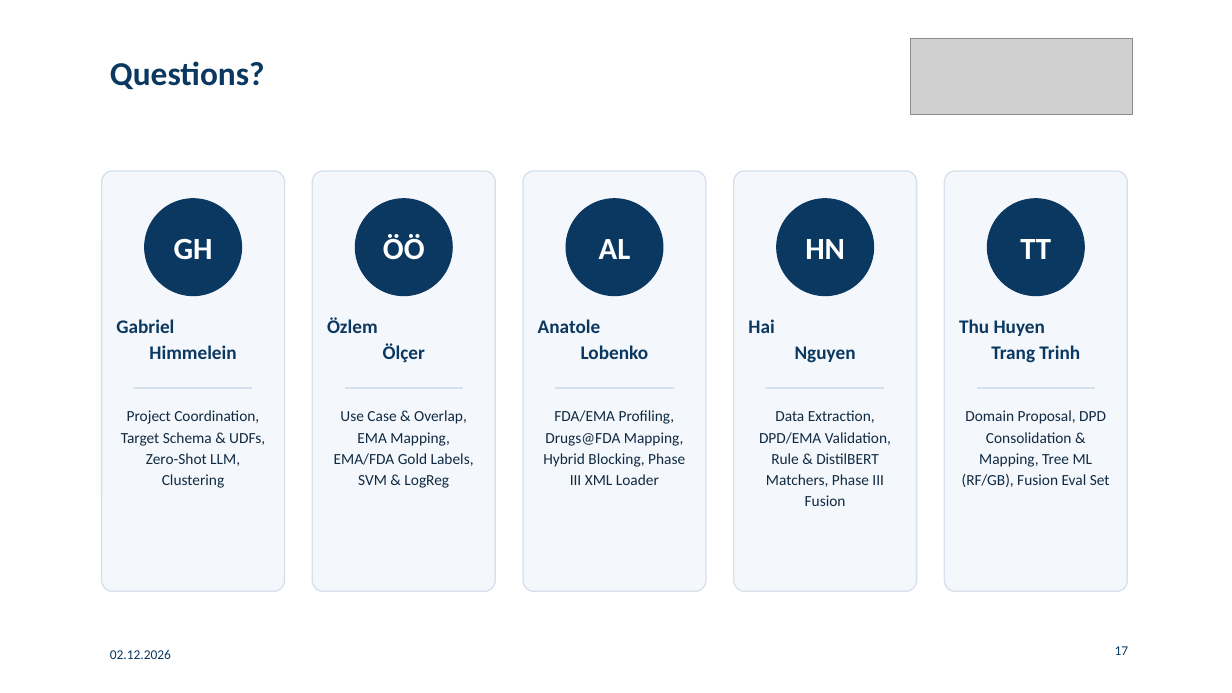
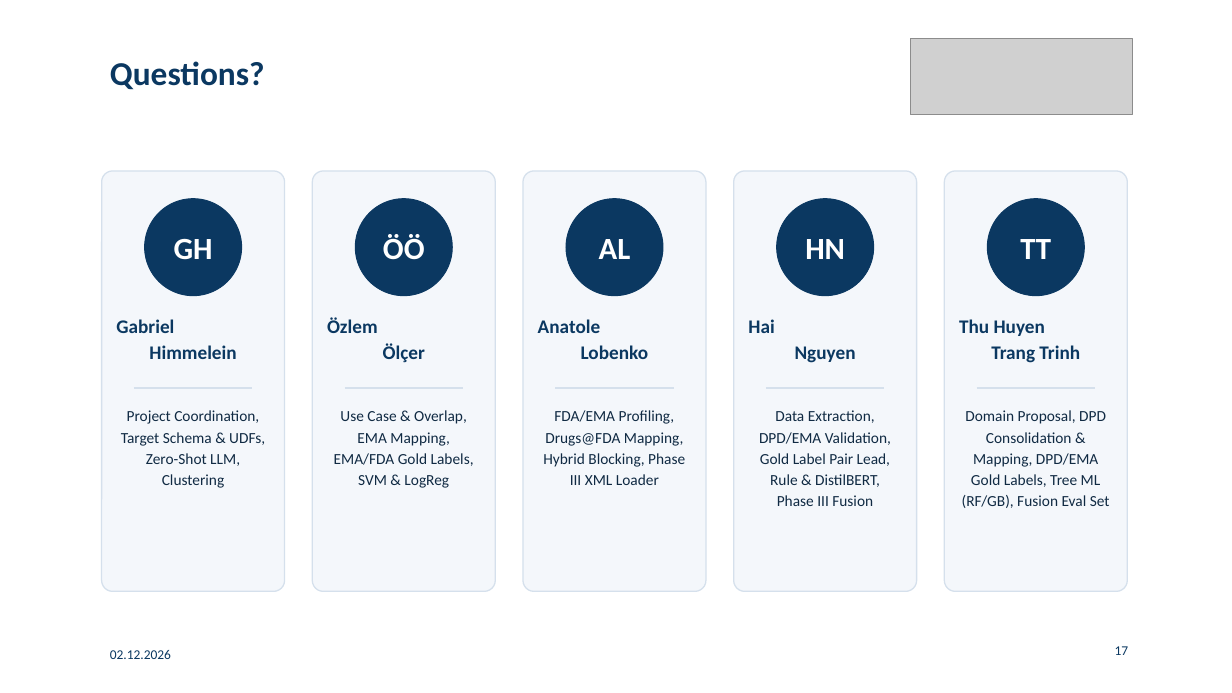
Before and after one commit to gabegagster/wdi-drug-integration, a slide deck: slide 17 of docs/presentation/wdi_drug_integration_presentation.pptx. Drawn at 1232x693 pixels with LibreOffice and Linux fonts; fonts in the diff are those of the drawing; grey boxes stand for pictures. Boxes give left, top, right and bottom in pixels: in the first picture for what was removed or moved away, otherwise in the second. Text is boxed around its words. In the diff, an @@ line names an element or a change of style, - is before the commit and + after.

Commit message:
docs(presentation): credit all three gold-label contributors on Q&A slide

```diff
--- a/docs/presentation/wdi_drug_integration_presentation.pptx
+++ b/docs/presentation/wdi_drug_integration_presentation.pptx
@@ text at bbox=[759, 410, 891, 506]: text changed @@
-Data Extraction, DPD/EMA Validation, Rule & DistilBERT Matchers, Phase III Fusion
+Data Extraction, DPD/EMA Validation, Gold Label Pair Lead, Rule & DistilBERT, Phase III Fusion
@@ text at bbox=[962, 410, 1110, 508]: text changed @@
-Domain Proposal, DPD Consolidation & Mapping, Tree ML (RF/GB), Fusion Eval Set
+Domain Proposal, DPD Consolidation & Mapping, DPD/EMA Gold Labels, Tree ML (RF/GB), Fusion Eval Set
```
Also in this commit, not shown: 1 other file.
